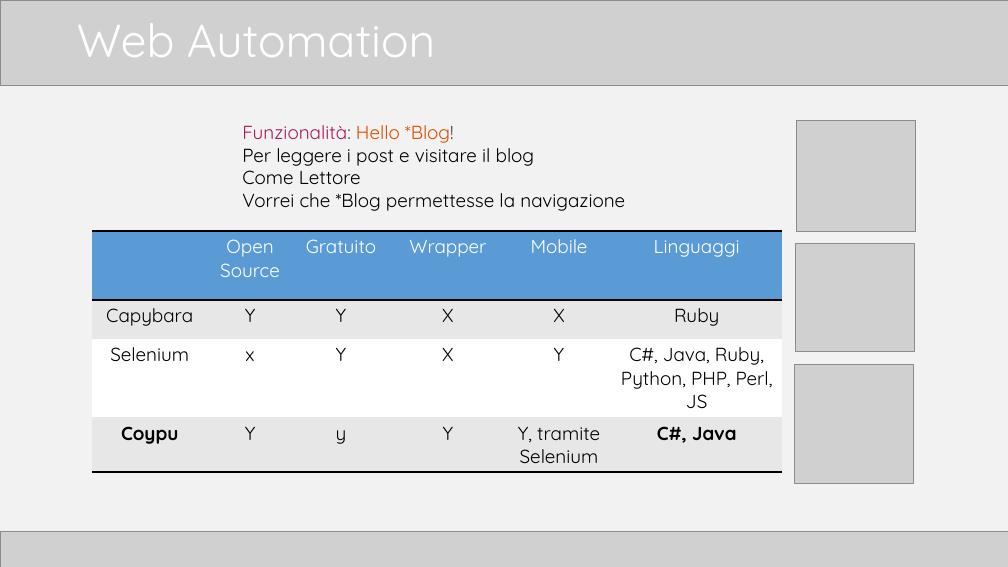
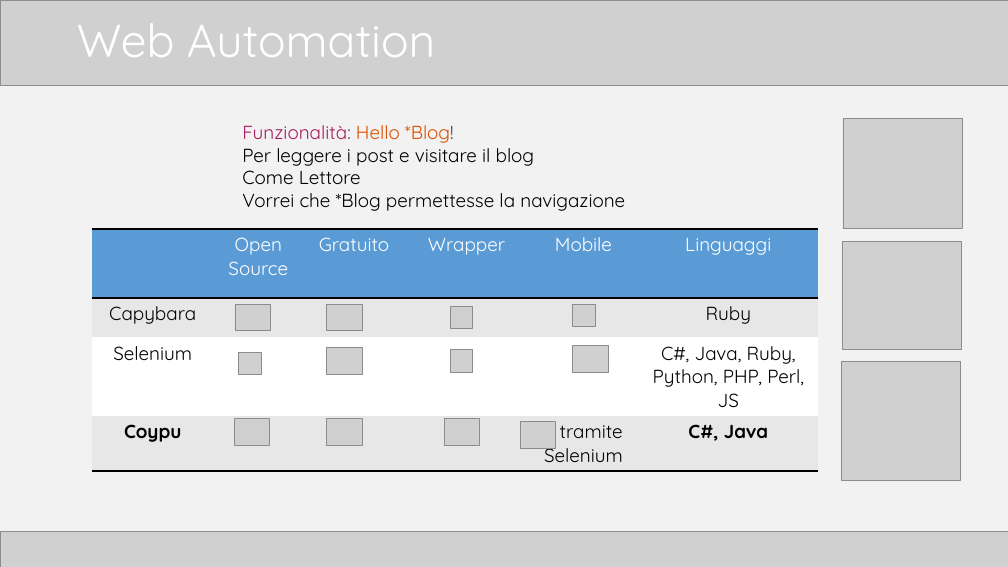
Before and after one commit to TTia/xblog-thesis, a slide deck: slide 16 of Presentazione.pptx. Drawn at 1008x567 pixels with LibreOffice and Linux fonts; fonts in the diff are those of the drawing; grey boxes stand for pictures. Boxes give left, top, right and bottom in pixels: in the first picture for what was removed or moved away, otherwise in the second. Text is boxed around its words. In the diff, an @@ line names an element or a change of style, - is before the commit and + after.

Commit message:
Presentazione

```diff
--- a/Presentazione.pptx
+++ b/Presentazione.pptx
@@ table at box(92, 229, 818, 468) @@
-row 2: Capybara | Y | Y | X | X | Ruby
+row 2: Capybara |  |  |  |  | Ruby
-row 3: Selenium | x | Y | X | Y | C#, Java, Ruby, Python, PHP, Perl, JS
+row 3: Selenium |  |  |  |  | C#, Java, Ruby, Python, PHP, Perl, JS
-row 4: Coypu | Y | y | Y | Y, tramite Selenium | C#, Java
+row 4: Coypu |  |  |  | tramite Selenium | C#, Java
@@ table: place and size @@
-table at box(92, 231, 782, 467)
+table at box(92, 229, 818, 468)
@@ picture added at box(235, 304, 271, 330) @@
@@ picture added at box(327, 304, 362, 330) @@
@@ picture added at box(451, 306, 473, 329) @@
@@ picture added at box(573, 304, 595, 327) @@
@@ picture added at box(239, 352, 261, 375) @@
@@ picture added at box(327, 348, 362, 374) @@
@@ picture added at box(451, 349, 473, 372) @@
@@ picture added at box(573, 346, 609, 373) @@
@@ 3 pictures: place and size @@
-3 pictures at box(795, 121, 915, 483)
+3 pictures at box(842, 118, 962, 480)
@@ picture added at box(234, 419, 270, 445) @@
@@ picture added at box(327, 419, 362, 445) @@
@@ picture added at box(444, 419, 479, 445) @@
@@ picture added at box(520, 422, 556, 448) @@
```
Also in this commit, not shown: 8 other slides changed, 4 other files.
